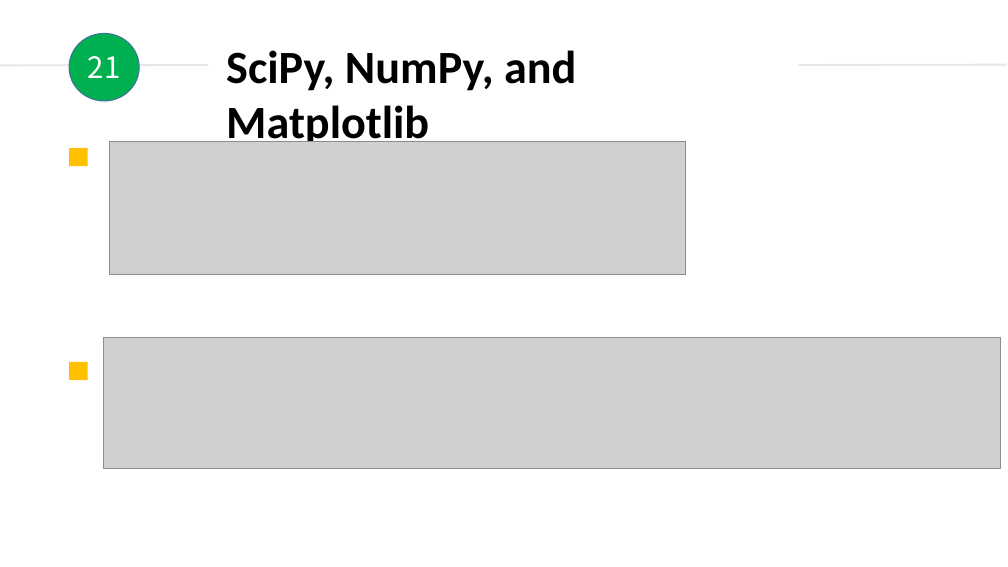
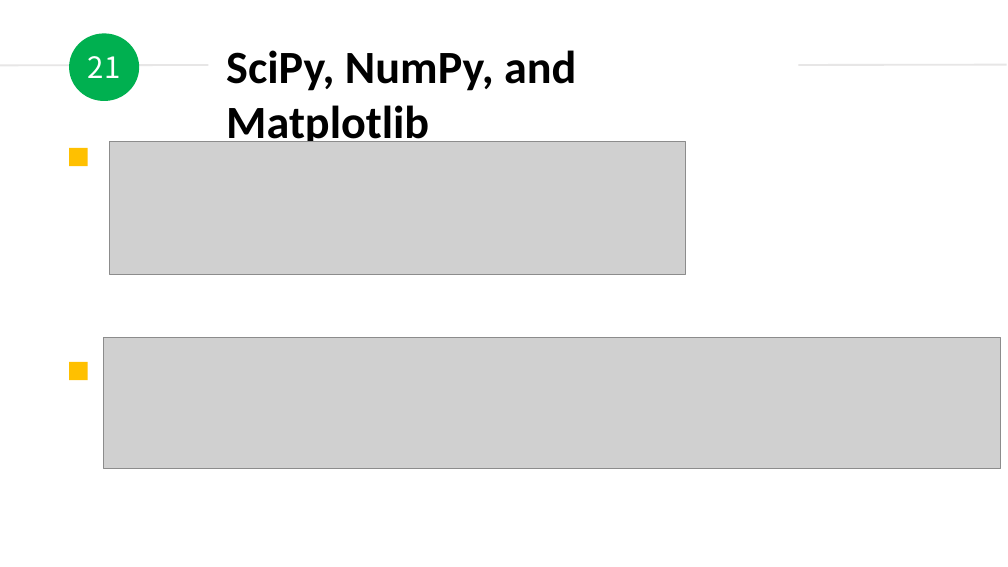
Before and after one commit to duyongquan/LTSLAM, a slide deck: slide 21 of docs/pptx/Kalman and Bayesian Filters/01_Preface.pptx. Drawn at 1008x567 pixels with LibreOffice and Linux fonts; fonts in the diff are those of the drawing; grey boxes stand for pictures. Boxes give left, top, right and bottom in pixels: in the first picture for what was removed or moved away, otherwise in the second. Text is boxed around its words. In the diff, an @@ line names an element or a change of style, - is before the commit and + after.

```diff
--- a/docs/pptx/Kalman and Bayesian Filters/01_Preface.pptx
+++ b/docs/pptx/Kalman and Bayesian Filters/01_Preface.pptx
@@ ellipse "21" at (x1=69, y1=33, x2=139, y2=101): outline #43739E 1 pt to none @@
```
Also in this commit, not shown: 25 other slides changed, 2 other files.
